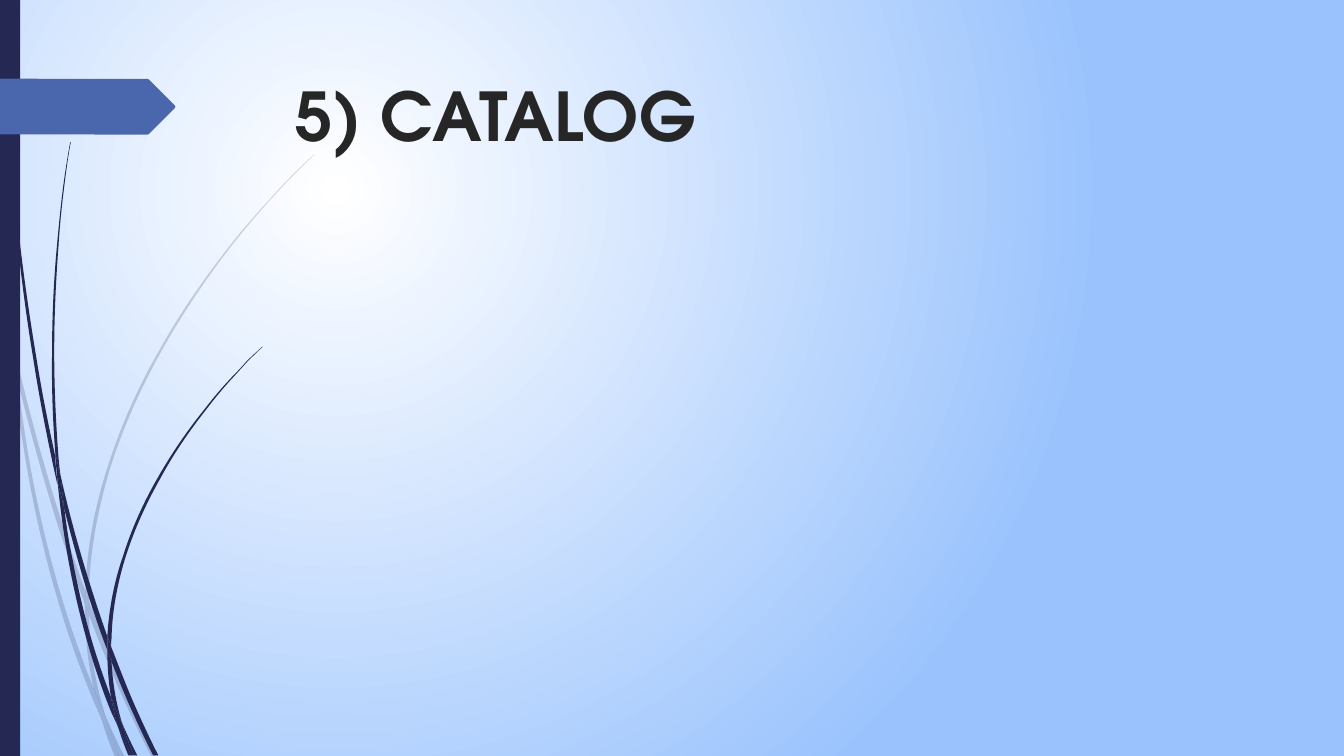
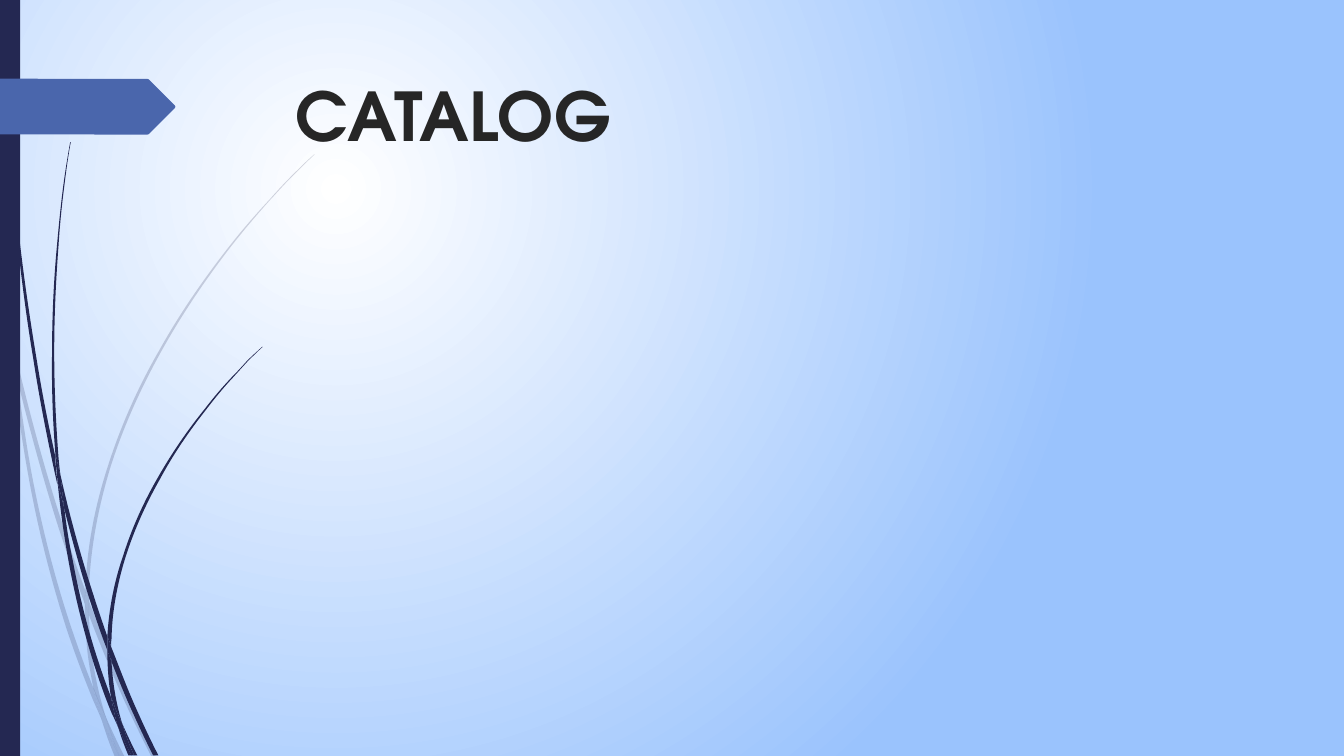
Before and after one commit to edo98811/IoT_project, a slide deck: slide 26 of Documenti/progetto_finale_last.pptx. Drawn at 1344x756 pixels with LibreOffice and Linux fonts; fonts in the diff are those of the drawing. Boxes give left, top, right and bottom in pixels: in the first picture for what was removed or moved away, otherwise in the second. Text is boxed around its words. In the diff, an @@ line names an element or a change of style, - is before the commit and + after.

```diff
--- a/Documenti/progetto_finale_last.pptx
+++ b/Documenti/progetto_finale_last.pptx
@@ title at (296, 90, 611, 142): text changed @@
-5) CATALOG
+CATALOG
```
Also in this commit, not shown: 15 other slides changed, 7 slides added, 6 slides removed.
